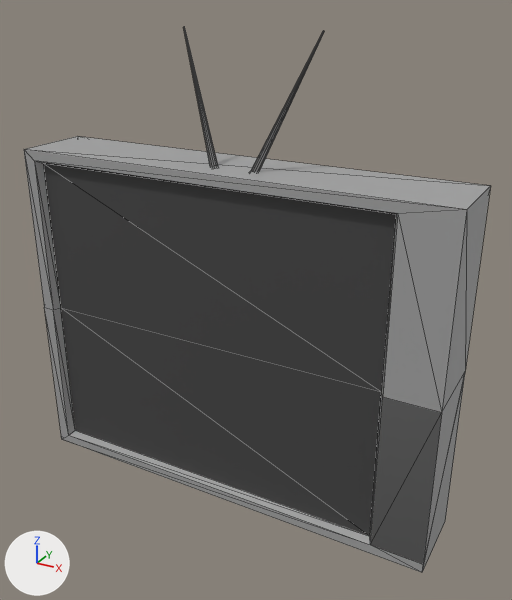
The glTF model public/TV.glb, before and after one commit.
Both versions are drawn from a 50 mm lens placed at (1.48, -2.92, 1.46), pointed at (-0.04, -0.14, 0.07). Lighting does not change. The marker at lower left points along +X, +Y and +Z. Mesh edges are drawn as thin lines.
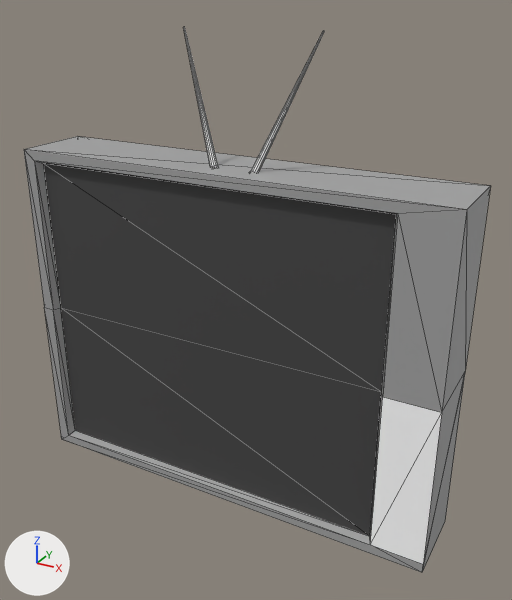
Diff of the bpy script that builds the scene:
```diff
--- a/public/TV.glb.py
+++ b/public/TV.glb.py
@@ mat_material_001 @@
 mat_material_001 = principled_material('Material.001')
-mat_material_001.base_color = (0.434, 0.434, 0.434)  # grey #b0b0b0
+mat_material_001.base_color = (1.0, 1.0, 1.0)  # white #ffffff
 mat_material_001.metallic = 1.0
-mat_material_001.roughness = 0.0
+mat_material_001.roughness = 1.0
```

Changed parts and their boxes (x1, y1, x2, y2) in the pictures (512 x 600 px):
'Cube', recoloured, surface changed (grey to white)
    both: (121, 27, 445, 567)
